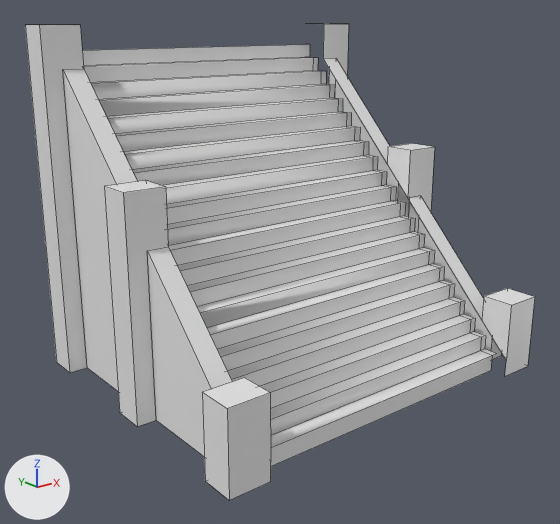
The FBX model Assets/Models/TileSets/Tileset 3/singleStair.fbx as it was, and as the next commit left it.
One viewpoint serves both versions: a 50 mm camera at (-3.01, -3.75, 1.18) aimed at (-0.12, -0.14, -0.26). Arrows for +X, +Y and +Z are at lower left; the lights stay in place. Mesh edges are drawn as thin lines. Where no turn or scale is listed for an object, it has been applied to the vertices. Vertices at the same position are counted once.
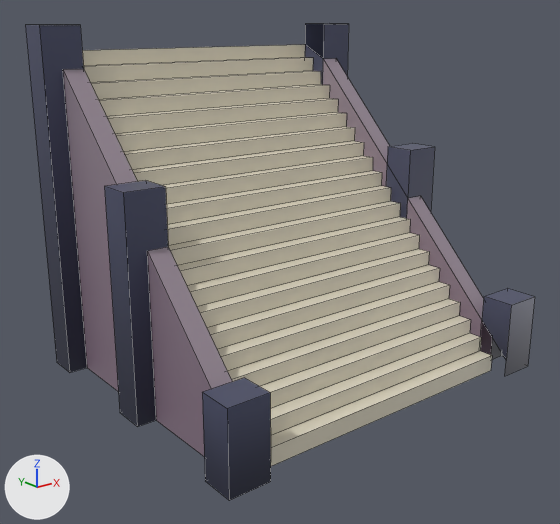
Where the newer file only moved an object's origin or applied its transform, the numbers keep the older frame.

Changed parts and their boxes [x1, y1, x2, y2] in the pictures (560 x 524 px):
'Cube.047', surface changed, reshaped
    both: [25, 24, 535, 500]
part 1 of me_cube_099, cut back
    before: [82, 44, 497, 355]
    after: [82, 24, 482, 337]
part 2 of me_cube_099, surface changed
    both: [25, 24, 535, 500]

The edits, one by one:
Picture 'texture1.png' (img_texture1_png) is new.
In material 'Material.039' (mat_material_039), base_color is no longer (0.8, 0.8, 0.8), white #e7e7e7.
In material 'Material.039' (mat_material_039), texture is now set to img_texture1_png.
me_cube_099 is used by ob_cube_047; location (0.0, 0.0, 0.0).
me_cube_099 had 256 vertices, 158 faces and spanned x -1.2..1.2, y -1.11..0.89, z -1.0..1.15.
me_cube_099 now has 163 vertices, 88 faces and spans x -1.2..1.2, y -1.11..0.89, z -1.0..1.15.
Part 1, on me_cube_099:
93 vertices are removed from x -1.0..1.0, y -1.0..0.89, z -1.0..1.0.
84 faces are deleted.
14 new faces join them.
me_cube_099 part 2: 73 kept faces spanning x -1.2..1.2, y -1.11..0.89, z -1.0..1.15 get new texture (UV) coordinates.
